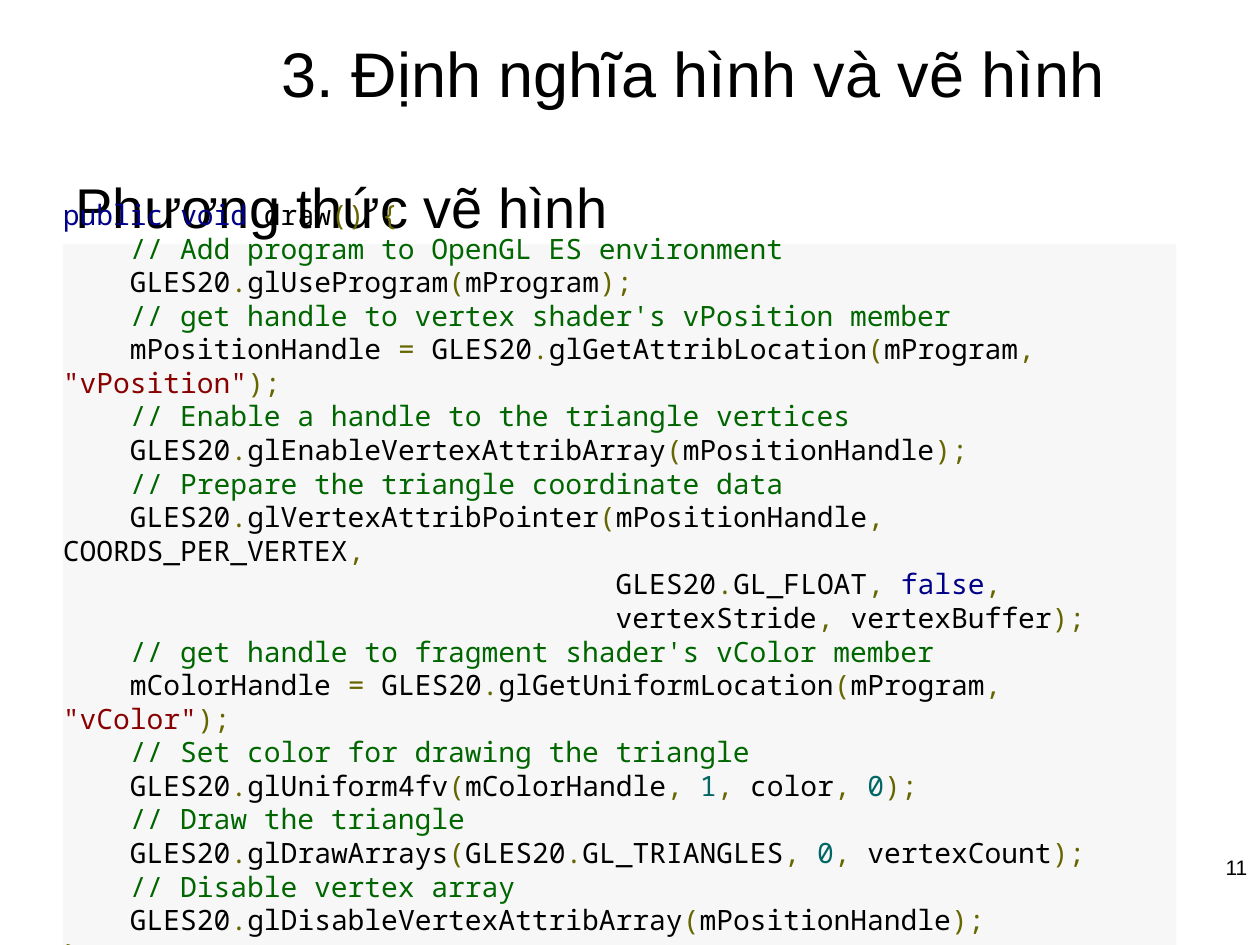
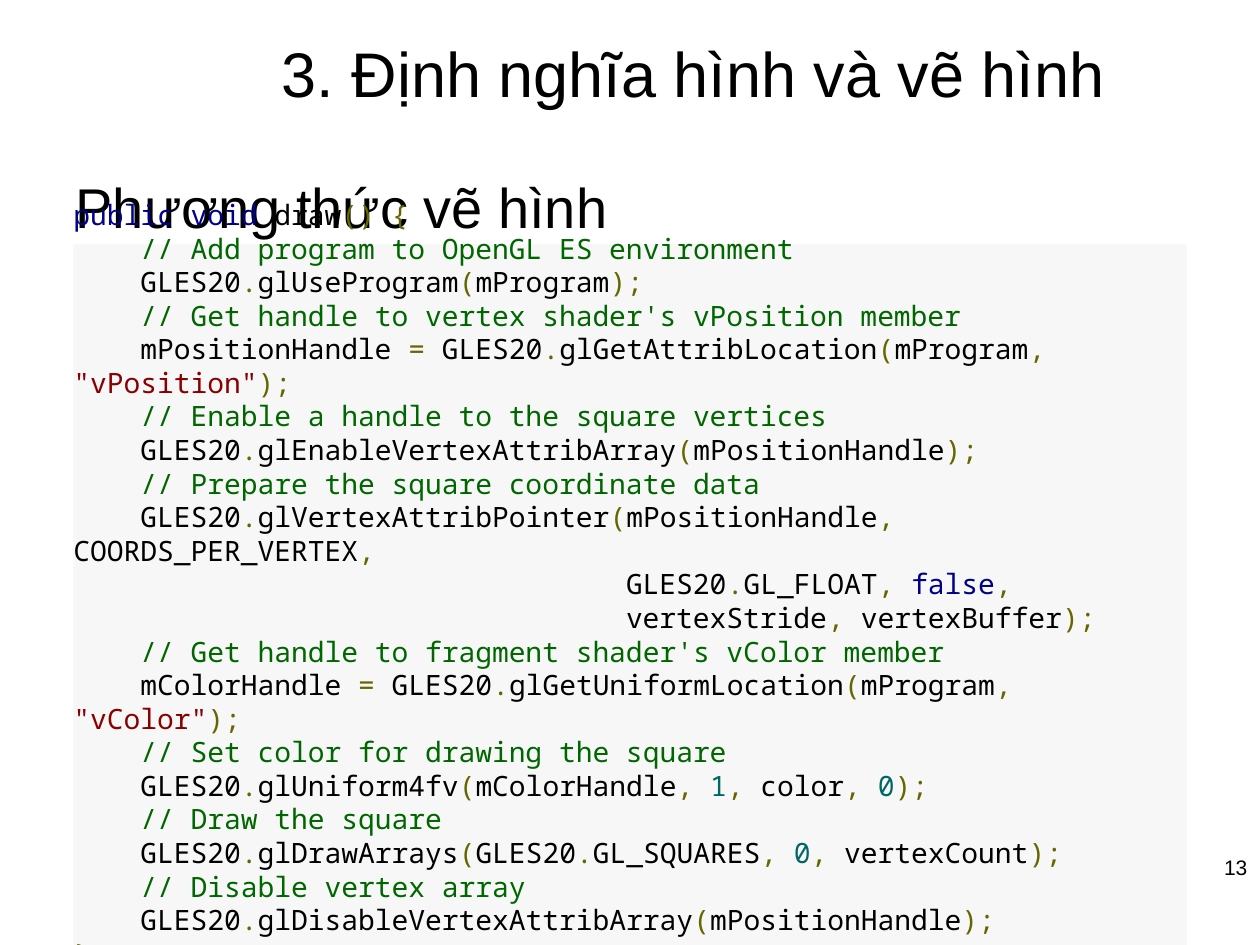
Before and after one commit to CTT535/Mobile_Project_1, a slide deck: slide 13 of Document/SeminarOpenGL.pptx (slide 11 before the commit). Drawn at 1260x945 pixels with LibreOffice and Linux fonts; fonts in the diff are those of the drawing; background and template pictures are left out. Boxes give left, top, right and bottom in pixels: in the first picture for what was removed or moved away, otherwise in the second. Text is boxed around its words. In the diff, an @@ line names an element or a change of style, - is before the commit and + after.

```diff
--- a/Document/SeminarOpenGL.pptx
+++ b/Document/SeminarOpenGL.pptx
@@ text in rectangle at [73,232,1096,937]: text changed @@
-public void draw() {
-// Add program to OpenGL ES environment
-GLES20.glUseProgram(mProgram);
-// get handle to vertex shader's vPosition member
-mPositionHandle = GLES20.glGetAttribLocation(mProgram, "vPosition");
-// Enable a handle to the triangle vertices
-GLES20.glEnableVertexAttribArray(mPositionHandle);
-// Prepare the triangle coordinate data
-GLES20.glVertexAttribPointer(mPositionHandle, COORDS_PER_VERTEX,
-GLES20.GL_FLOAT, false,
-vertexStride, vertexBuffer);
-// get handle to fragment shader's vColor member
-mColorHandle = GLES20.glGetUniformLocation(mProgram, "vColor");
-// Set color for drawing the triangle
-GLES20.glUniform4fv(mColorHandle, 1, color, 0);
-// Draw the triangle
-GLES20.glDrawArrays(GLES20.GL_TRIANGLES, 0, vertexCount);
-// Disable vertex array
-GLES20.glDisableVertexAttribArray(mPositionHandle);
-}
+public void draw() {
+// Add program to OpenGL ES environment
+GLES20.glUseProgram(mProgram);
+// Get handle to vertex shader's vPosition member
+mPositionHandle = GLES20.glGetAttribLocation(mProgram, "vPosition");
+// Enable a handle to the square vertices
+GLES20.glEnableVertexAttribArray(mPositionHandle);
+// Prepare the square coordinate data
+GLES20.glVertexAttribPointer(mPositionHandle, COORDS_PER_VERTEX,
+GLES20.GL_FLOAT, false,
+vertexStride, vertexBuffer);
+// Get handle to fragment shader's vColor member
+mColorHandle = GLES20.glGetUniformLocation(mProgram, "vColor");
+// Set color for drawing the square
+GLES20.glUniform4fv(mColorHandle, 1, color, 0);
+// Draw the square
+GLES20.glDrawArrays(GLES20.GL_SQUARES, 0, vertexCount);
+// Disable vertex array
+GLES20.glDisableVertexAttribArray(mPositionHandle);
+}
@@ rectangle "public void draw() { // ...": place and size @@
-rectangle "public void draw() { // ..." at [63,244,1177,945]
+rectangle "public void draw() { // ..." at [73,244,1187,945]
@@ page number at [1224,860,1247,876]: text changed @@
-11
+13
```
Also in this commit, not shown: 10 other slides changed, 6 slides added, 5 other files.
